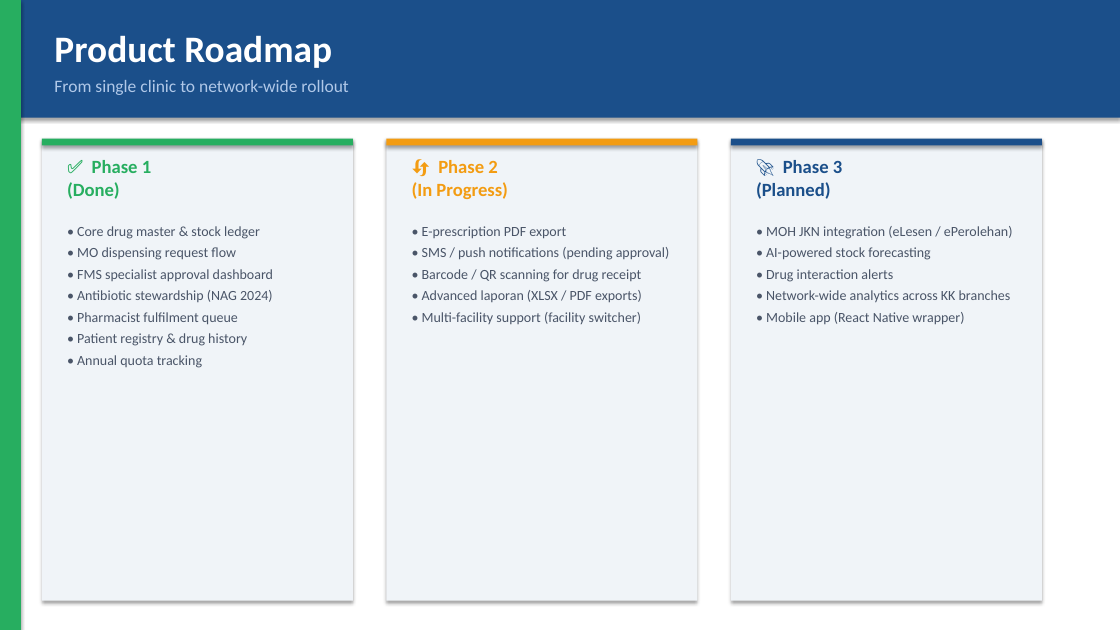
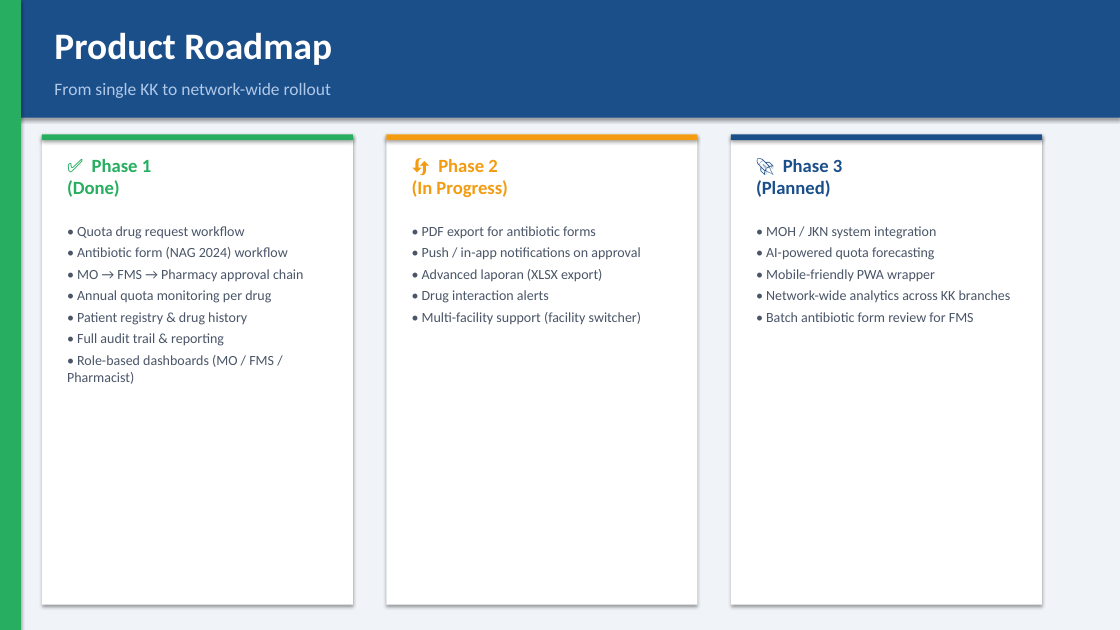
Before and after one commit to vvssubra/pharmasync, a slide deck: slide 10 of docs/pharmacy-bin-keeper-deck.pptx. Drawn at 1120x630 pixels with LibreOffice and Linux fonts; fonts in the diff are those of the drawing. Boxes give left, top, right and bottom in pixels: in the first picture for what was removed or moved away, otherwise in the second. Text is boxed around its words. In the diff, an @@ line names an element or a change of style, - is before the commit and + after.

```diff
--- a/docs/pharmacy-bin-keeper-deck.pptx
+++ b/docs/pharmacy-bin-keeper-deck.pptx
@@ rectangle at [0, 0, 1120, 630]: fill #FFFFFF to #F0F4F8 @@
@@ text at [54, 83, 331, 98]: text changed @@
-From single clinic to network-wide rollout
+From single KK to network-wide rollout
@@ rectangle: place and size @@
-rectangle at [42, 139, 353, 601]
+rectangle at [42, 134, 353, 605]
@@ rectangle: place and size @@
-rectangle at [386, 139, 697, 601]
+rectangle at [386, 134, 697, 605]
@@ 3 rectangles: place and size @@
-3 rectangles at [42, 139, 1042, 145]
+3 rectangles at [42, 134, 1042, 140]
@@ fill #F0F4F8 to #FFFFFF in 3 elements at [42, 134, 353, 605], [386, 134, 697, 605], [731, 134, 1042, 605] @@
@@ rectangle: place and size @@
-rectangle at [731, 139, 1042, 601]
+rectangle at [731, 134, 1042, 605]
@@ text at [77, 226, 303, 303]: text changed @@
-• Core drug master & stock ledger
-• MO dispensing request flow
-• FMS specialist approval dashboard
-• Antibiotic stewardship (NAG 2024)
-• Pharmacist fulfilment queue
+• Quota drug request workflow
+• Antibiotic form (NAG 2024) workflow
+• MO → FMS → Pharmacy approval chain
+• Annual quota monitoring per drug
@@ text at [422, 226, 640, 303]: text changed @@
-• E-prescription PDF export
-• SMS / push notifications (pending approval)
-• Barcode / QR scanning for drug receipt
-• Advanced laporan (XLSX / PDF exports)
+• PDF export for antibiotic forms
+• Push / in-app notifications on approval
+• Advanced laporan (XLSX export)
+• Drug interaction alerts
@@ text at [766, 226, 936, 282]: text changed @@
-• MOH JKN integration (eLesen / ePerolehan)
-• AI-powered stock forecasting
-• Drug interaction alerts
+• MOH / JKN system integration
+• AI-powered quota forecasting
+• Mobile-friendly PWA wrapper
@@ text at [766, 312, 974, 322]: text changed @@
-• Mobile app (React Native wrapper)
+• Batch antibiotic form review for FMS
@@ text at [67, 333, 274, 384]: text changed @@
-• Annual quota tracking
+• Full audit trail & reporting
+• Role-based dashboards (MO / FMS / Pharmacist)
```
Also in this commit, not shown: 6 other slides changed, 4 slides added, 4 slides removed, 1 other file.
